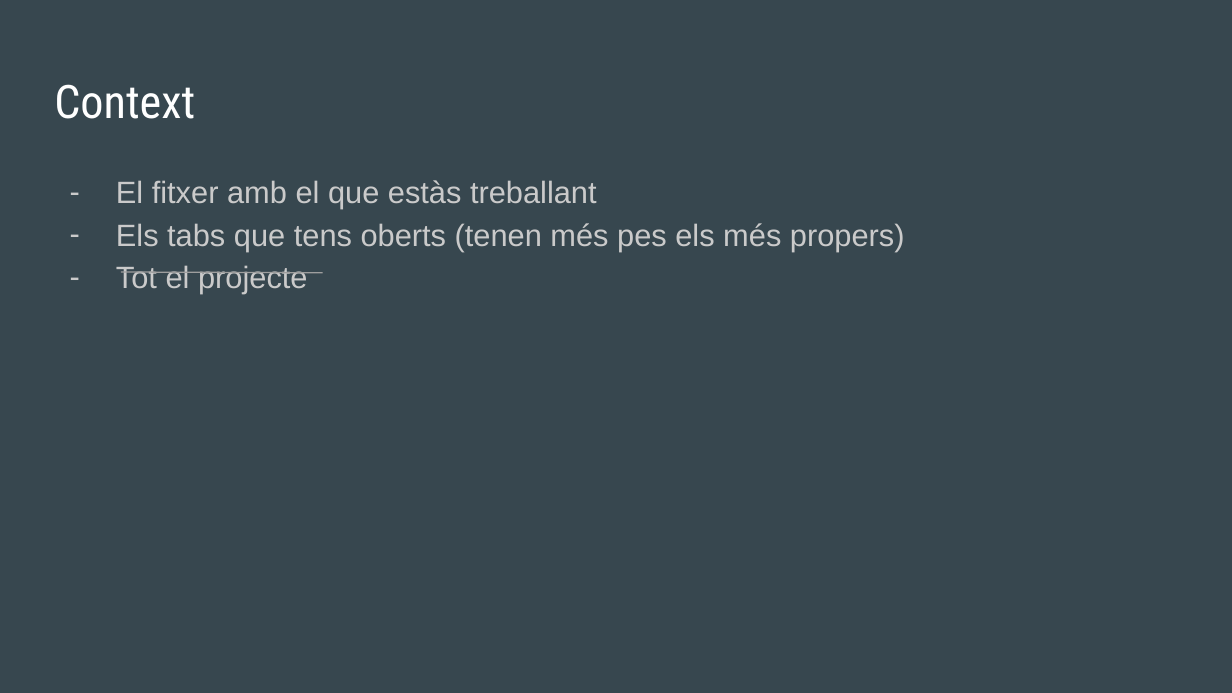
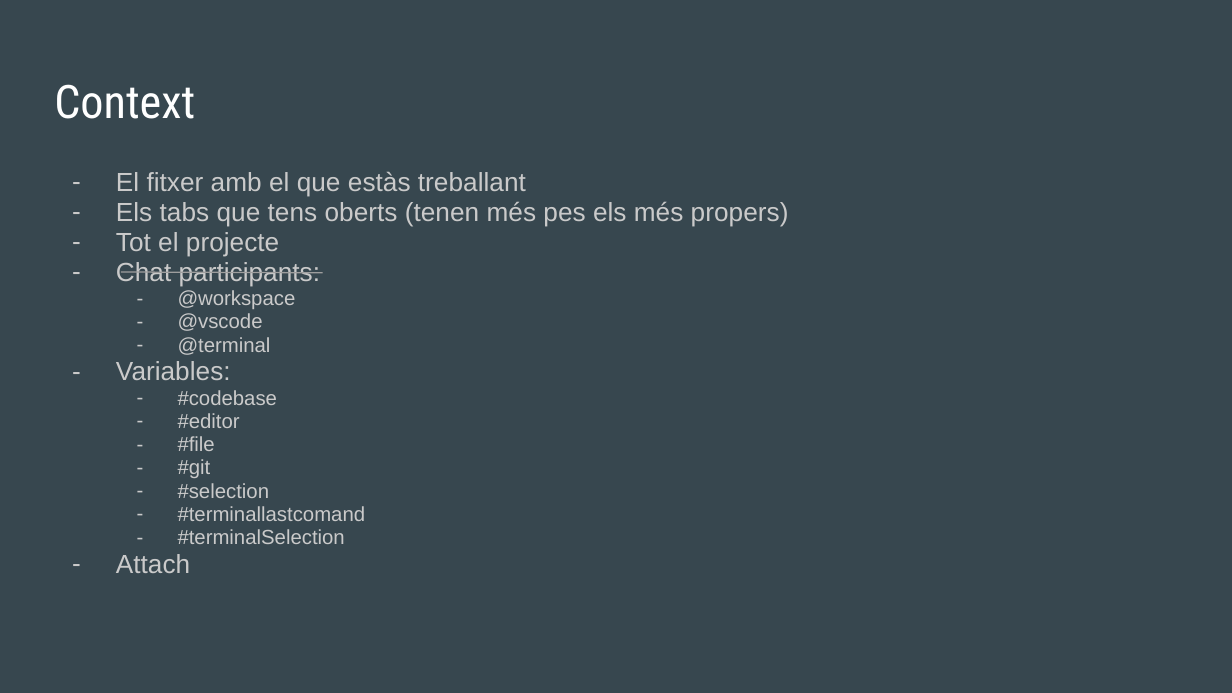
Before and after one commit to jberingues/CursCopilot, a slide deck: slide 10 of 202405_Copilot.pptx. Drawn at 1232x693 pixels with LibreOffice and Linux fonts; fonts in the diff are those of the drawing. Boxes give left, top, right and bottom in pixels: in the first picture for what was removed or moved away, otherwise in the second. Text is boxed around its words. In the diff, an @@ line names an element or a change of style, - is before the commit and + after.

```diff
--- a/202405_Copilot.pptx
+++ b/202405_Copilot.pptx
@@ text at box(116, 171, 789, 256): size 18 to 15.3 pt in "El fitxer amb el que estàs treballant", "Els tabs que tens oberts (tenen més ...", "Tot el projecte"; indent changed; line spacing 1.15 to 0.95 @@
@@ text at box(116, 262, 366, 573): paragraphs added @@
+– Chat participants:
+  – @workspace
+  – @vscode
+  – @terminal
+– Variables:
+  – #codebase
+  – #editor
+  – #file
+  – #git
+  – #selection
+  – #terminallastcomand
+  – #terminalSelection
+– Attach
```
Also in this commit, not shown: 3 slides added, 1 slide removed.
